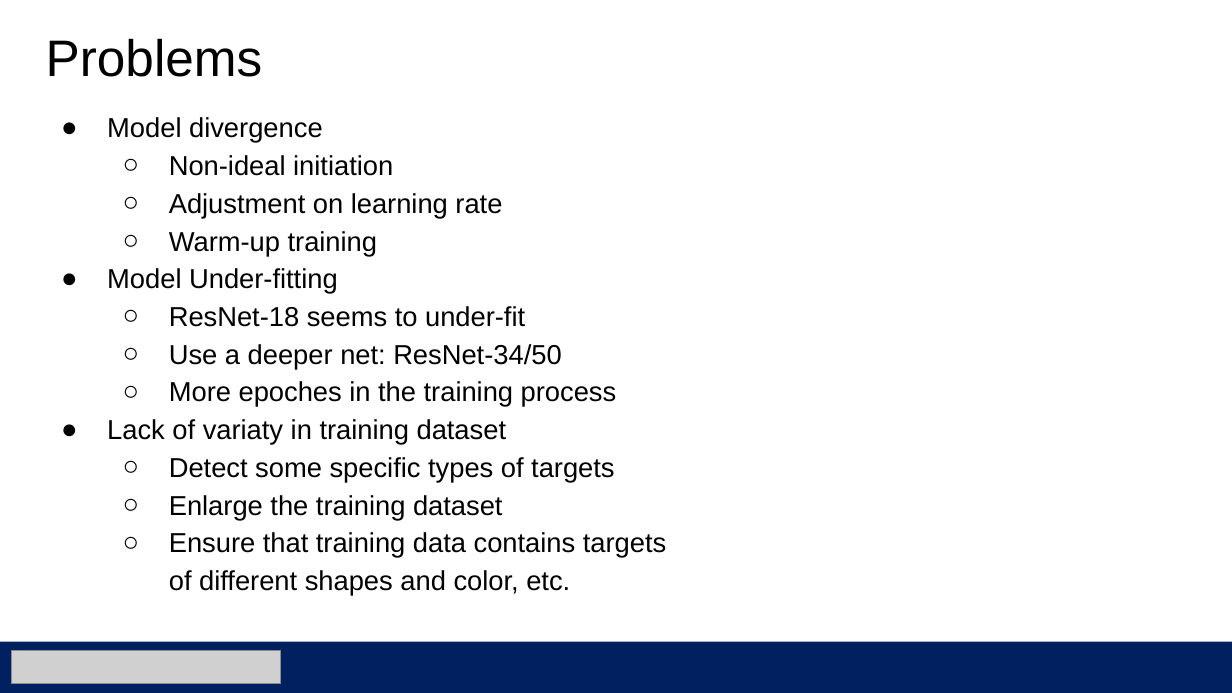
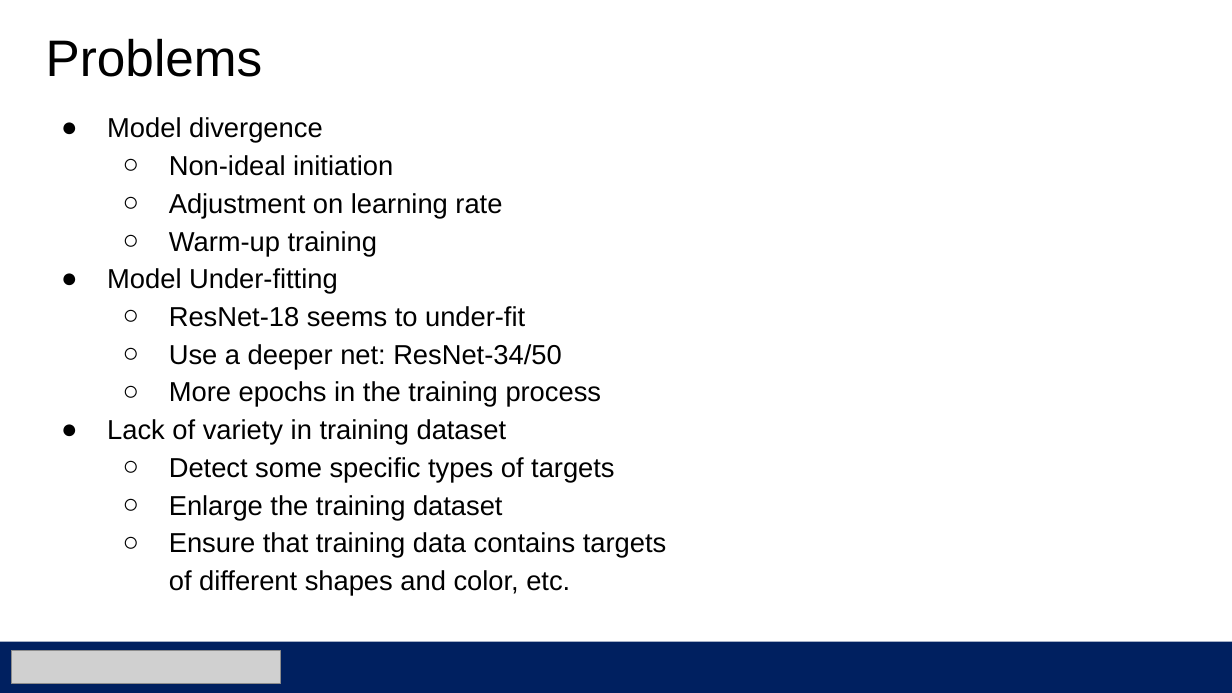
Before and after one commit to yaannnik/Automatic-Image-Labelling-System, a slide deck: slide 6 of Progress presentation#3.pptx. Drawn at 1232x693 pixels with LibreOffice and Linux fonts; fonts in the diff are those of the drawing; grey boxes stand for pictures. Boxes give left, top, right and bottom in pixels: in the first picture for what was removed or moved away, otherwise in the second. Text is boxed around its words. In the diff, an @@ line names an element or a change of style, - is before the commit and + after.

```diff
--- a/Progress presentation#3.pptx
+++ b/Progress presentation#3.pptx
@@ text at bbox=[107, 381, 602, 445]: text changed @@
-  ○ More epoches in the training process
-● Lack of variaty in training dataset
+  ○ More epochs in the training process
+● Lack of variety in training dataset
```
Also in this commit, not shown: 4 other slides changed.
